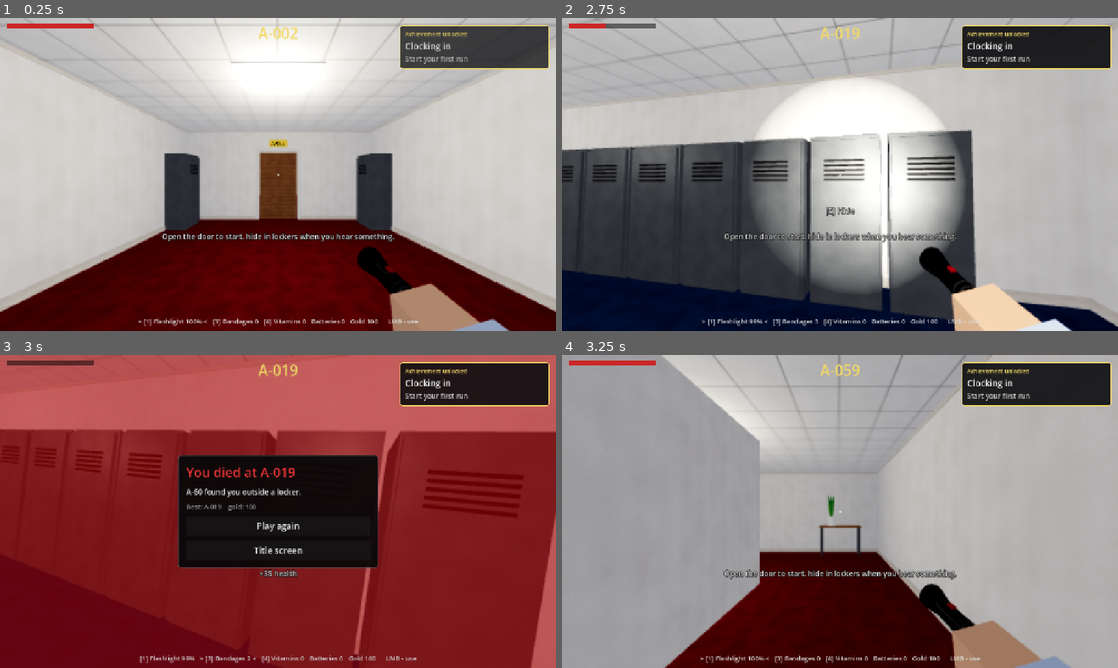
Above: before the commit, frames 1-4 (two rows, left to right).
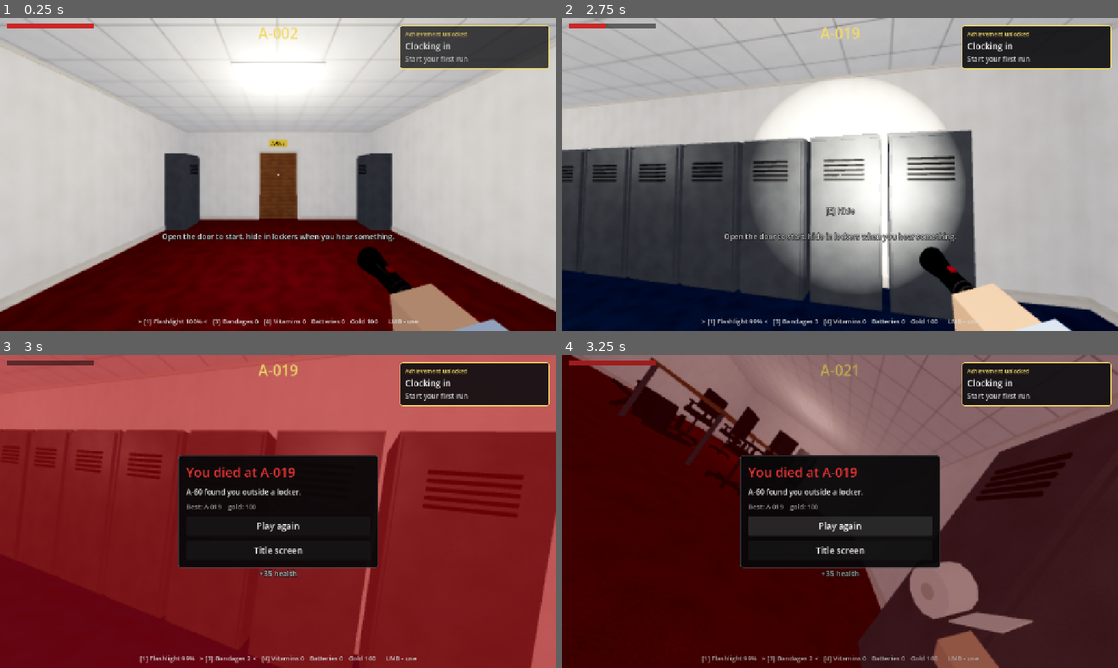
Above: after the commit, the same moments.

Repository: jhu7600codes/dir-projects
Game: Godot game, scene res://tests/save_test.tscn
The game is run twice, just before and just after one commit, with the same random seed, the same clock (stepped at 60 frames per second) and the same inputs. This scene is started directly instead of the project's main scene.
Inputs (mouse positions are in pixels of both pictures, inside the frame that each line leads up to):
- Up to frame 1 (0.25 s): no input
- Up to frame 2 (2.75 s): tap Enter at 0.5 s; move the mouse to (867, 174) at 0.52 s; hold Space (jump) 0.53-1.28 s; hold W (move_forward) from 0.53 s (still down); click (867, 174) at 0.67 s; move the mouse to (812, 174) at 1.27 s; tap C (crouch) at 1.35 s; tap Space (jump) at 1.52, 1.55, 1.82, 2.3 s; move the mouse to (851, 168) at 2.02 s; hold E (interact) from 2.03 s (still down)
- Up to frame 3 (3 s): keep holding W (move_forward); move the mouse to (272, 517) at 2.77 s; release E (interact) at 2.78 s; tap Mouse wheel down (item_next) at 2.85 s; click (272, 517) at 2.92 s
- Up to frame 4 (3.25 s): keep holding W (move_forward); tap Space (jump) at 3.02, 3.05 s

Frames 1-3 are identical in both runs. In frame 4, 87% of the frame differs, in the area x 0-100%, y 0-100%.

Commit message:
Auto-opening doors, fix exit doors on touch
- doors open by themselves when you walk up to them; "open doors
  automatically" in settings turns it off
- touch buttons now stay pressed while your finger is down, so holding
  "use" opens exit doors (it used to send a single tap)
- tests for both

Co-Authored-By: Claude Opus 5.5 <noreply@anthropic.com>
Claude-Session: https://claude.ai/code/session_0199qGiBZCTPzV4D1wckxNrd

Diff:
--- a/rooms/scripts/autoload/settings.gd
+++ b/rooms/scripts/autoload/settings.gd
@@ -15,6 +15,7 @@
 	"fov": 75.0,
 	"quality": 1,               # 0 low, 1 medium, 2 high
 	"fullscreen": true,         # desktop only, f11 toggles it
+	"auto_doors": true,         # doors open by themselves when you walk up to them
 	"touch_controls": "auto",   # auto, on, off
 	"touch_left_handed": false, # swaps the stick and the buttons
 	"touch_scale": 1.0,
--- a/rooms/scripts/player/player.gd
+++ b/rooms/scripts/player/player.gd
@@ -260,6 +260,7 @@
 	elif admin_on and Game.admin_flags.jump and Input.is_action_just_pressed("jump"):
 		velocity.y = 6.0
 	move_and_slide()
+	_auto_open_door()
 
 	# footsteps
 	if is_on_floor():
@@ -271,6 +272,18 @@
 			_steps.pitch_scale = randf_range(0.85, 1.15)
 			_steps.volume_db = -14.0 if crouching else -8.0
 			_steps.play()
+
+
+## doors open by themselves when you walk up to them (setting "open doors automatically")
+func _auto_open_door() -> void:
+	if not Settings.data.get("auto_doors", true) or Game.generator == null:
+		return
+	var r = Game.generator.room(Game.door)
+	if r == null or r.exit_door == null or r.exit_door.is_open or r.exit_door.locked:
+		return
+	var door_pos: Vector3 = r.exit_door.global_position
+	if Vector2(global_position.x - door_pos.x, global_position.z - door_pos.z).length() < 1.6:
+		r.exit_door.open()
 
 
 func _noclip(delta: float) -> void:
--- a/rooms/scripts/ui/settings_menu.gd
+++ b/rooms/scripts/ui/settings_menu.gd
@@ -25,6 +25,7 @@
 	v.add_child(UIKit.slider("sound volume", d.sfx_volume, 0, 1, func(x): Settings.set_value("sfx_volume", x)))
 	v.add_child(UIKit.label("controls", 14, Color(0.6, 0.6, 0.6)))
 	v.add_child(UIKit.slider("sensitivity", d.sensitivity, 0.2, 3.0, func(x): Settings.set_value("sensitivity", x)))
+	v.add_child(UIKit.check("open doors automatically", d.auto_doors, func(on): Settings.set_value("auto_doors", on)))
 	v.add_child(UIKit.slider("field of view", d.fov, 60, 100, func(x): Settings.set_value("fov", x), 1.0))
 	v.add_child(UIKit.label("graphics", 14, Color(0.6, 0.6, 0.6)))
 	if not OS.has_feature("mobile"):
--- a/rooms/scripts/ui/touch_controls.gd
+++ b/rooms/scripts/ui/touch_controls.gd
@@ -16,6 +16,7 @@
 var _fingers := {}
 var _buttons := []  # [name, action, center, radius, toggle]
 var _toggled := {}
+var _held := {}  # finger index -> action held by that finger (so "use" can be held for exit doors)
 
 
 func _ready() -> void:
@@ -66,7 +67,7 @@
 			_fingers[event.index] = true
 			var b = _button_at(event.position)
 			if b != null:
-				_press_button(b)
+				_press_button(b, event.index)
 			elif _stick_finger == -1 and _stick_side_hit(event.position):
 				_stick_finger = event.index
 				_stick_center = event.position
@@ -76,6 +77,12 @@
 				_look_last = event.position
 		else:
 			_fingers.erase(event.index)
+			if _held.has(event.index):
+				var up := InputEventAction.new()
+				up.action = _held[event.index]
+				up.pressed = false
+				Input.parse_input_event(up)
+				_held.erase(event.index)
 			if event.index == _stick_finger:
 				_stick_finger = -1
 				Game.touch_move = Vector2.ZERO
@@ -101,7 +108,7 @@
 	return null
 
 
-func _press_button(b: Array) -> void:
+func _press_button(b: Array, finger: int) -> void:
 	var action: String = b[1]
 	if b[4]:
 		# toggles: sprint and crouch stay on until tapped again
@@ -112,14 +119,12 @@
 		else:
 			Input.action_release(action)
 		return
+	# pressed while the finger stays down, released when it lifts (holding works)
 	var ev := InputEventAction.new()
 	ev.action = action
 	ev.pressed = true
 	Input.parse_input_event(ev)
-	var up := InputEventAction.new()
-	up.action = action
-	up.pressed = false
-	Input.parse_input_event.call_deferred(up)
+	_held[finger] = action
 
 
 func _draw_pad() -> void:
--- a/rooms/tests/save_test.gd
+++ b/rooms/tests/save_test.gd
@@ -64,6 +64,55 @@
 	Game.player.take_damage(999, "a60")
 	await _frames(5)
 	_check(not Save.has_run(), "dying clears the saved run")
+	# doors open by themselves when you walk up to them
+	Game.player.dead = false
+	Game.player.health = 100
+	Game.generator.jump_to(20)
+	await _frames(5)
+	var r20 = Game.generator.room(20)
+	Game.player.teleport(r20.global_exit() * Transform3D(Basis(), Vector3(0, 0.1, -1.0)))
+	await _frames(10)
+	_check(Game.door == 21, "door opens by itself when you walk up (now %s)" % Game.door_label(Game.door))
+	# touch: holding the "use" button opens an exit door
+	var finished := [false]
+	Game.run_finished.connect(func(_r): finished[0] = true)
+	var exit_n := -1
+	for n in range(201, 600):
+		if Game.generator._is_exit_room(n):
+			exit_n = n
+			break
+	Game.generator.jump_to(exit_n)
+	await _frames(5)
+	var ed: ExitDoor = null
+	for c in Game.generator.room(exit_n).get_children():
+		if c is ExitDoor:
+			ed = c
+	# stand in front of the exit door, looking at it
+	Game.player.teleport(ed.global_transform * Transform3D(Basis(Vector3.UP, PI), Vector3(0, 0.05, -1.2)))
+	Game.player.head.rotation.x = -0.35
+	Settings.data.touch_controls = "on"
+	var tc: TouchControls = null
+	for c in Game.player.get_parent().get_children():
+		if c is TouchControls:
+			tc = c
+	tc._layout()
+	var use_pos: Vector2 = tc._buttons[0][2]
+	var down := InputEventScreenTouch.new()
+	down.index = 3
+	down.position = use_pos
+	down.pressed = true
+	# headless has no touchscreen, so hand the touch straight to the controls
+	tc._input(down)
+	await get_tree().create_timer(1.8).timeout
+	var lift := InputEventScreenTouch.new()
+	lift.index = 3
+	lift.position = use_pos
+	lift.pressed = false
+	tc._input(lift)
+	await _frames(3)
+	Settings.data.touch_controls = "auto"
+	_check(finished[0], "holding the touch use button opens an exit door")
+	get_tree().paused = false
 	# admin runs keep their own progress and don't touch the normal one
 	Save.use_profile("main")
 	var main_best := int(Save.data.best_door)
Not shown, changed: rooms/export_presets.cfg
Not shown, changed: rooms/README.md
